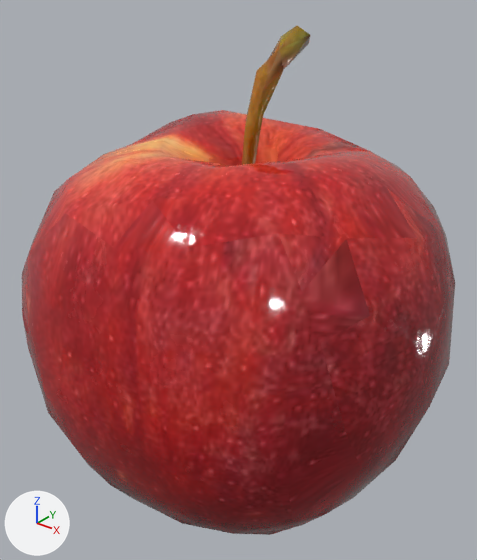
The glTF model Pages/import-oversight/Assets/Models/apple.gltf as it was, and as the next commit left it.
Both versions are drawn from a 50 mm camera at (0.0483, -0.0619, 0.0441) aimed at (-0.0014, 0.0002, 0.0056). The lights are fixed; the arrows at lower left show +X, +Y and +Z. Where no turn or scale is listed for an object, it has been applied to the vertices.

The scene before the commit, as lines of its bpy script (objects in view):
```python
me_apples_01_002 = bpy.data.meshes.new('Apples_01.002')
me_apples_01_002.from_pydata(...)  # 279 vertices, 558 faces; spans x -0.0289..0.0269, y -0.0271..0.0268, z -0.0283..0.0374
me_apples_01_002.materials.append(mat_mk_apples_01)
ob_mk_apple = bpy.data.objects.new('mk_apple', me_apples_01_002)
ob_mk_apple.location = (0.0, 0.0, 0.0)
```
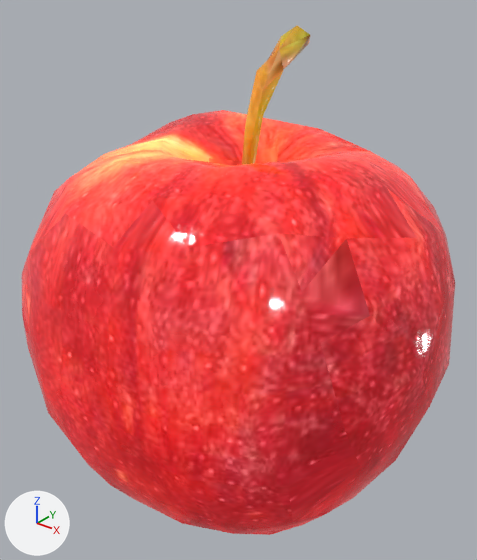
Diff of the bpy script that builds the scene:
```diff
--- a/Pages/import-oversight/Assets/Models/apple.gltf.py
+++ b/Pages/import-oversight/Assets/Models/apple.gltf.py
@@ mat_mk_apples @@
+mat_mk_apples = bpy.data.materials.new('mk_Apples')
+# uses the picture img_apple1_u1_v1_diffuse
+# uses the picture img_apple1_u1_v1_normal
+# uses the picture img_floor_dirt__2
@@ me_apples_01_002 @@
 me_apples_01_002.from_pydata(...)  # 279 vertices, 558 faces; spans x -0.0289..0.0269, y -0.0271..0.0268, z -0.0283..0.0374
-me_apples_01_002.materials.append(mat_mk_apples_01)
+me_apples_01_002.materials.append(mat_mk_apples)
```

Where the change shows, as pixel boxes (x1, y1, x2, y2) in the pictures (477 x 560 px):
'mk_apple', recoloured: (22, 26, 455, 535) in both
